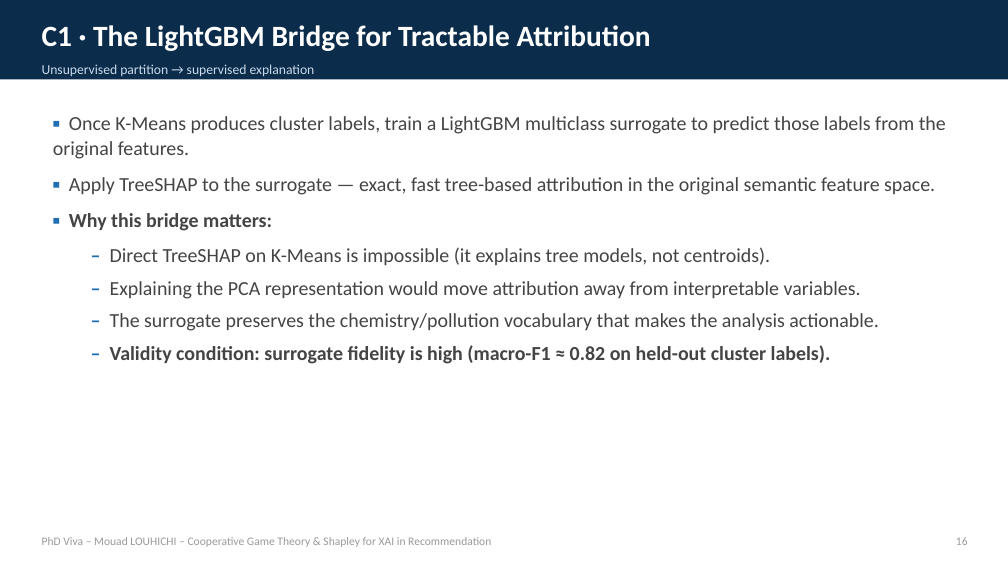
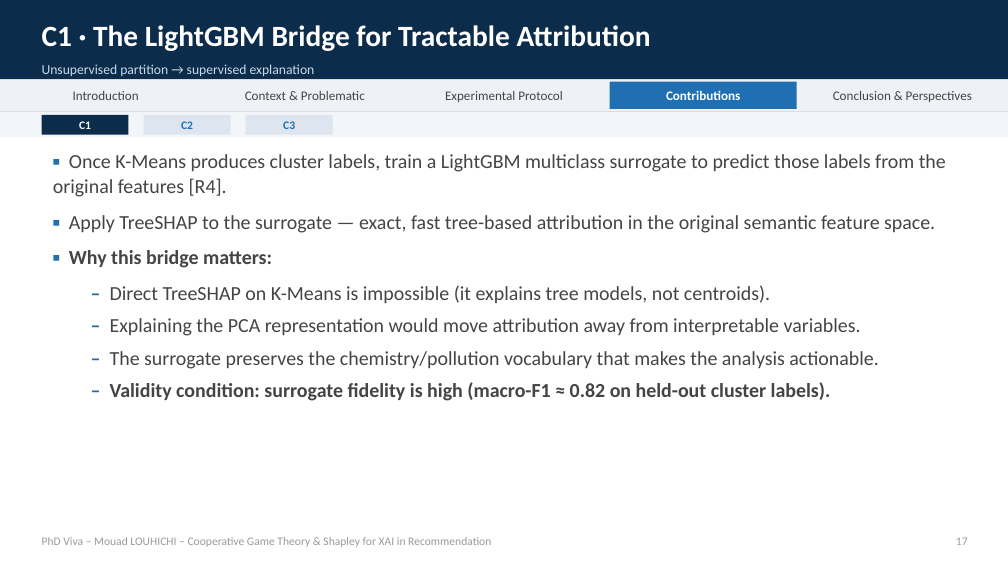
Before and after one commit to mouadlouhichi/phd-prep, a slide deck: slide 22 of viva/MOUAD_LOUHICHI_VIVA.pptx (slide 21 before the commit). Drawn at 1008x567 pixels with LibreOffice and Linux fonts; fonts in the diff are those of the drawing. Boxes give left, top, right and bottom in pixels: in the first picture for what was removed or moved away, otherwise in the second. Text is boxed around its words. In the diff, an @@ line names an element or a change of style, - is before the commit and + after.

Commit message:
Enhance viva deck: intro images, nav bar, data/metrics detail, contribution RQ/objectives, references, paper-figure workflows

```diff
--- a/viva/MOUAD_LOUHICHI_VIVA.pptx
+++ b/viva/MOUAD_LOUHICHI_VIVA.pptx
@@ rectangle added at box(0, 79, 1008, 111), fill #EEF2F7 @@
@@ rectangle added at box(609, 82, 796, 109), fill #1F6FB2 @@
@@ rectangle added at box(0, 111, 1008, 113), fill #D8DEE6 @@
@@ rectangle added at box(0, 113, 1008, 137), fill #F2F5F9 @@
@@ rectangle added at box(42, 115, 129, 135), fill #0B2C4A @@
@@ text added at box(73, 91, 139, 100), 12.5 pt, text #444444 @@
+Introduction
@@ rectangle added at box(144, 115, 231, 135), fill #DDE6F0 @@
@@ text added at box(245, 91, 365, 100), 12.5 pt, text #444444 @@
+Context & Problematic
@@ rectangle added at box(246, 115, 333, 135), fill #DDE6F0 @@
@@ text added at box(445, 91, 563, 102), 12.5 pt, text #444444 @@
+Experimental Protocol
@@ text added at box(666, 90, 740, 100), 12.5 pt, text #FFFFFF, bold @@
+Contributions
@@ text added at box(833, 91, 972, 102), 12.5 pt, text #444444 @@
+Conclusion & Perspectives
@@ text "▪ Once K-Means produces cluster ...": place and size @@
-text "▪ Once K-Means produces cluster ..." at box(53, 116, 946, 364)
+text "▪ Once K-Means produces cluster ..." at box(53, 154, 946, 401)
@@ text added at box(79, 121, 91, 129), 11 pt, text #FFFFFF, bold @@
+C1
@@ text added at box(181, 121, 193, 129), 11 pt, text #1F6FB2, bold @@
+C2
@@ text added at box(283, 121, 295, 129), 11 pt, text #1F6FB2, bold @@
+C3
@@ text at box(53, 154, 946, 197): text changed @@
-▪ Once K-Means produces cluster labels, train a LightGBM multiclass surrogate to predict those labels from the original features.
+▪ Once K-Means produces cluster labels, train a LightGBM multiclass surrogate to predict those labels from the original features [R4].
@@ text at box(956, 537, 968, 545): text changed @@
-16
+17
```
Also in this commit, not shown: 49 other slides changed, 2 slides added, 2 other files.
